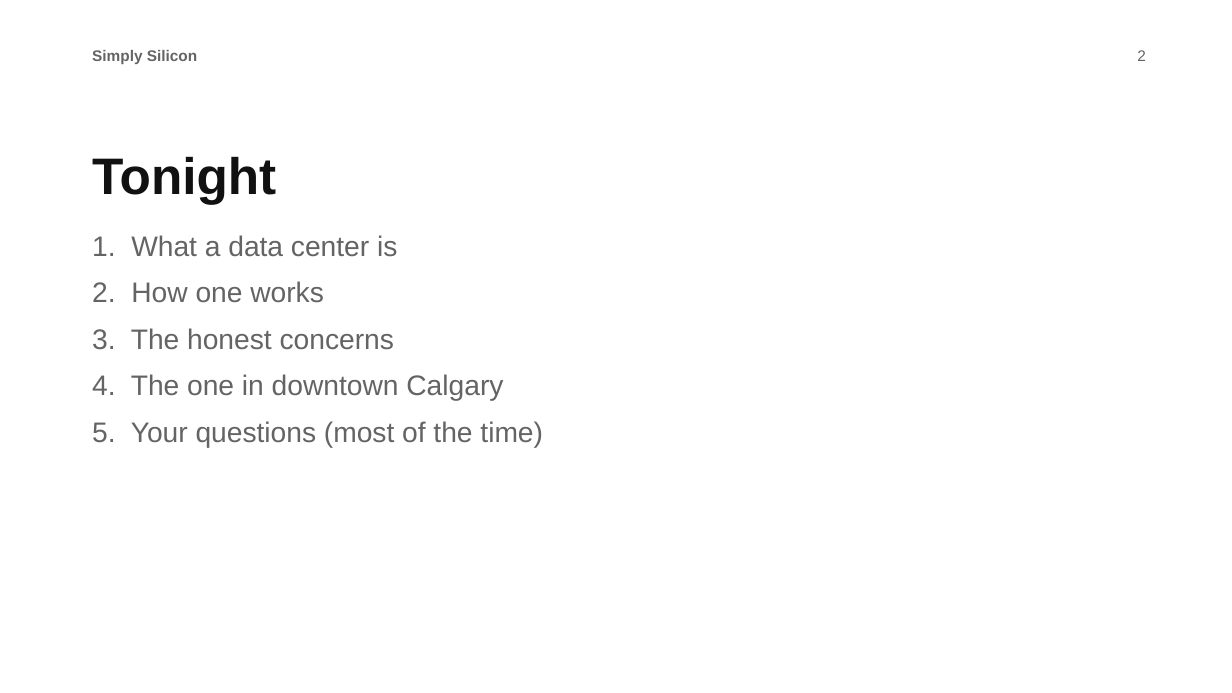
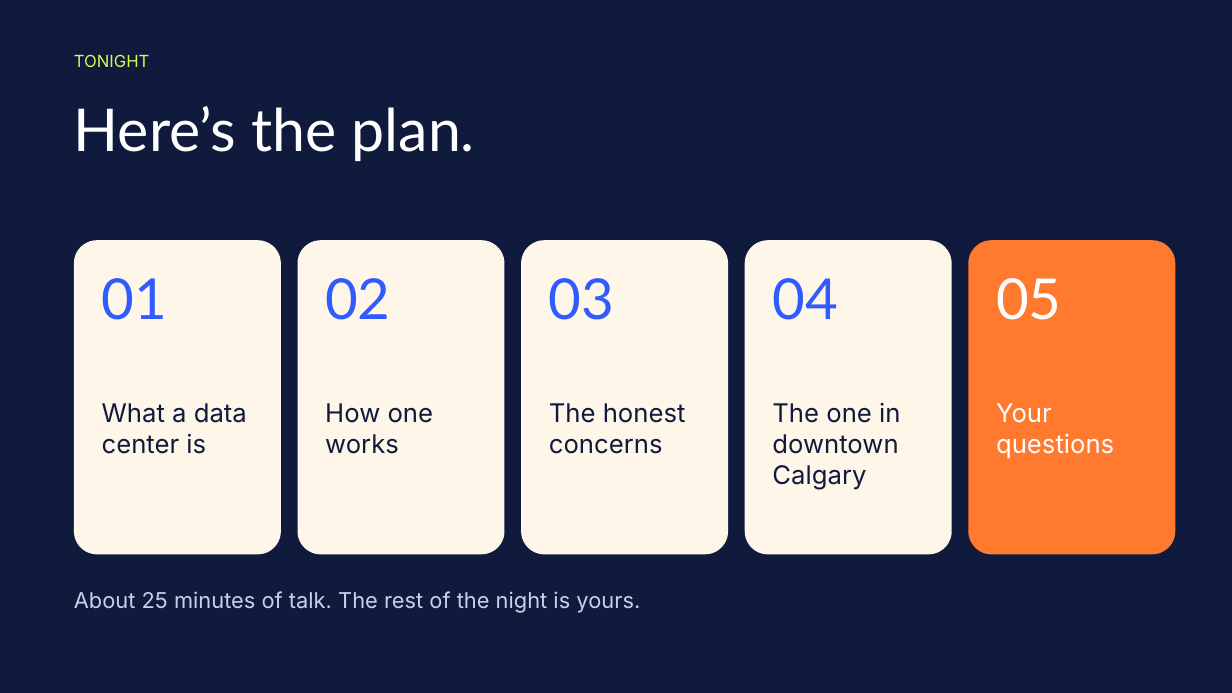
Before and after one commit to Kirubelabiyou/Simply-Silicon, a slide deck: slide 2 of plan-90day/event-presentation.pptx. Drawn at 1232x693 pixels with LibreOffice and Linux fonts; fonts in the diff are those of the drawing. Boxes give left, top, right and bottom in pixels: in the first picture for what was removed or moved away, otherwise in the second. Text is boxed around its words. In the diff, an @@ line names an element or a change of style, - is before the commit and + after.

```diff
--- a/plan-90day/event-presentation.pptx
+++ b/plan-90day/event-presentation.pptx
@@ background #FFFFFF to #0F1A3C @@
@@ text at (x1=74, y1=54, x2=150, y2=67): text changed; size 12 to 13 pt; font Arial to Inter; text colour #646464 to #D7F75B; bold off @@
-Simply Silicon
+TONIGHT
@@ text removed at (x1=1137, y1=50, x2=1146, y2=61) @@
-2
@@ text added at (x1=74, y1=106, x2=475, y2=161), 46 pt, text #FFFFFF @@
+Here’s the plan.
@@ text removed at (x1=92, y1=156, x2=543, y2=448) @@
-Tonight
-1. What a data center is
-2. How one works
-3. The honest concerns
-4. The one in downtown Calgary
-5. Your questions (most of the time)
@@ rounded rectangle added at (x1=74, y1=240, x2=281, y2=555), fill #FFF6EA @@
@@ rounded rectangle added at (x1=298, y1=240, x2=505, y2=555), fill #FFF6EA @@
@@ rounded rectangle added at (x1=521, y1=240, x2=728, y2=555), fill #FFF6EA @@
@@ rounded rectangle added at (x1=745, y1=240, x2=952, y2=555), fill #FFF6EA @@
@@ rounded rectangle added at (x1=969, y1=240, x2=1176, y2=555), fill #FF7A2F @@
@@ text added at (x1=102, y1=278, x2=167, y2=320), 44 pt, text #2F5BFF @@
+01
@@ text added at (x1=325, y1=278, x2=390, y2=320), 44 pt, text #2F5BFF @@
+02
@@ text added at (x1=549, y1=278, x2=614, y2=320), 44 pt, text #2F5BFF @@
+03
@@ text added at (x1=772, y1=278, x2=837, y2=320), 44 pt, text #2F5BFF @@
+04
@@ text added at (x1=996, y1=278, x2=1061, y2=320), 44 pt, text #FFFFFF @@
+05
@@ text added at (x1=102, y1=403, x2=247, y2=454), 20 pt, text #0F1A3C @@
+What a data center is
@@ text added at (x1=325, y1=403, x2=434, y2=454), 20 pt, text #0F1A3C @@
+How one works
@@ text added at (x1=549, y1=403, x2=686, y2=454), 20 pt, text #0F1A3C @@
+The honest concerns
@@ text added at (x1=772, y1=403, x2=900, y2=490), 20 pt, text #0F1A3C @@
+The one in downtown Calgary
@@ text added at (x1=996, y1=403, x2=1114, y2=459), 20 pt, text #FFFFFF @@
+Your questions
@@ text added at (x1=74, y1=591, x2=640, y2=613), 17 pt, text #C8D0EB @@
+About 25 minutes of talk. The rest of the night is yours.
```
Also in this commit, not shown: 10 other slides changed, 1 slide added, 1 slide removed, 12 other files.
